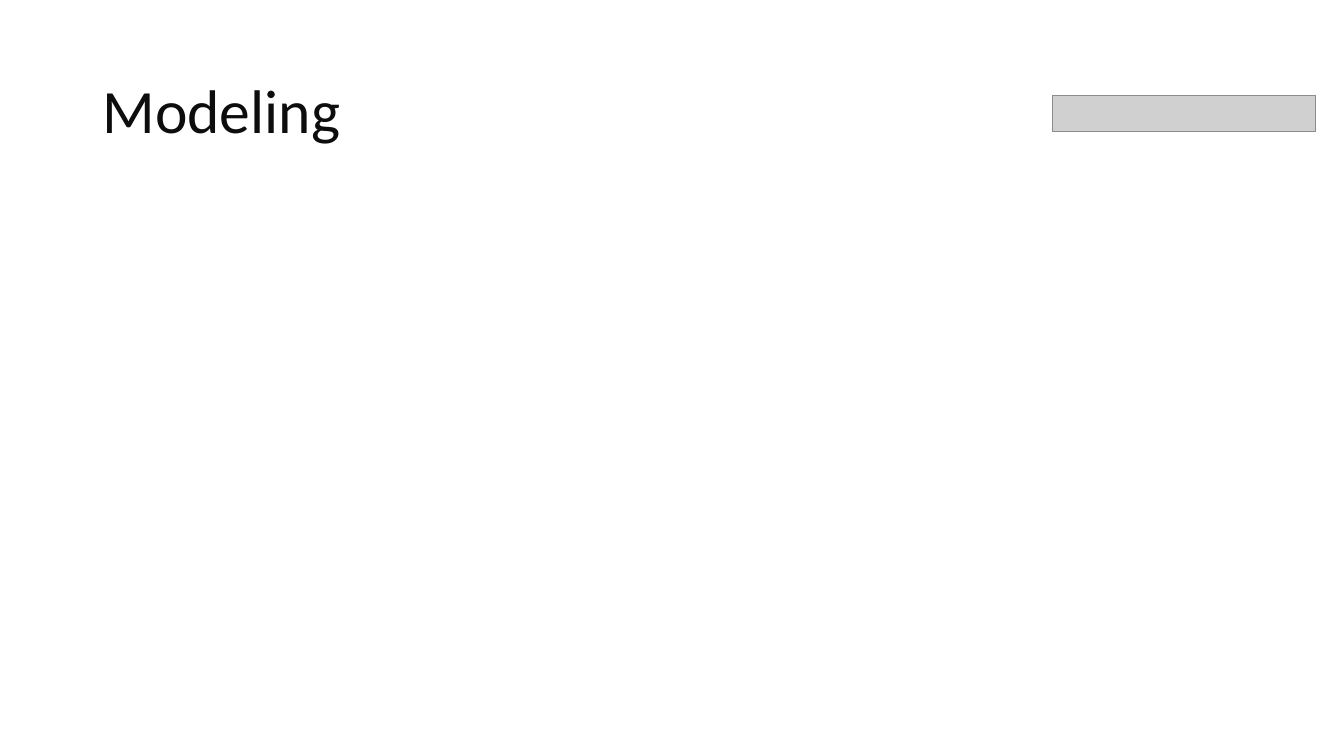
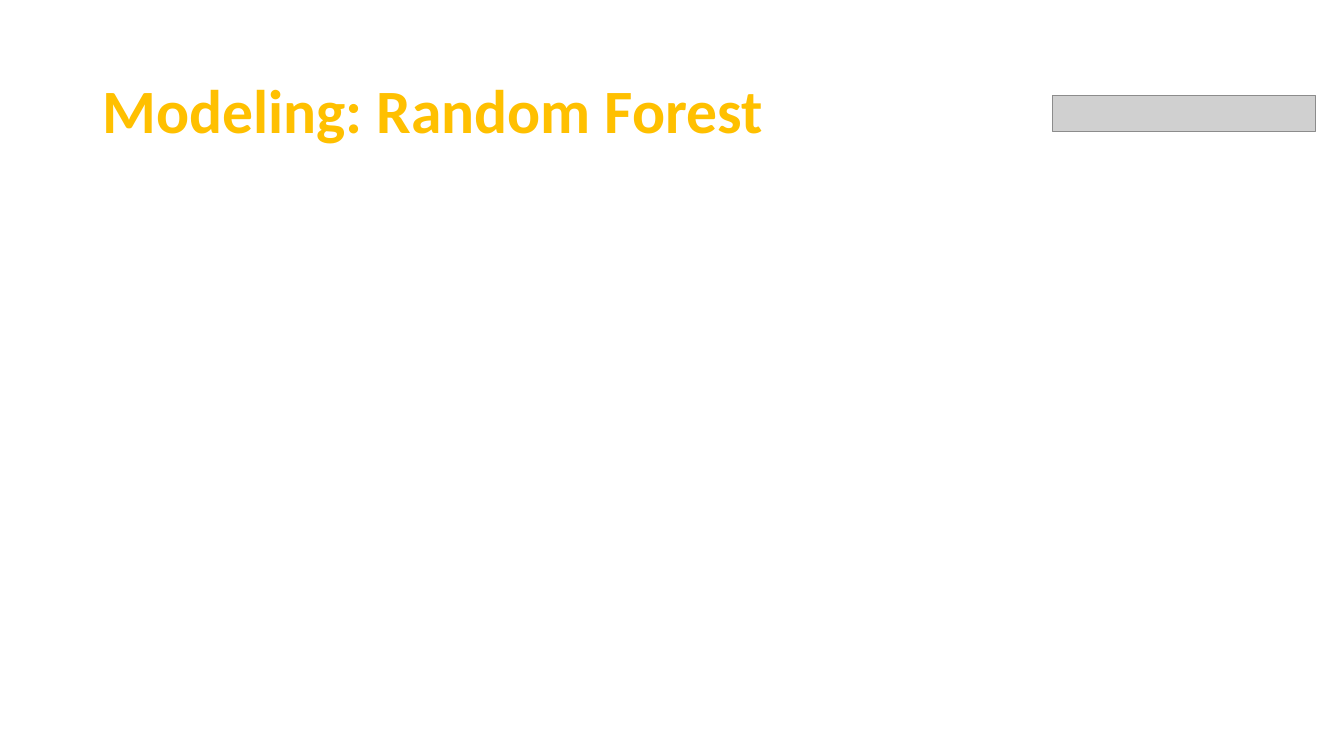
Before and after one commit to Team7-MSBA/Machine-Learning-Final-Project, a slide deck: slide 8 of FinalPresentation.pptx (slide 6 before the commit). Drawn at 1344x756 pixels with LibreOffice and Linux fonts; fonts in the diff are those of the drawing; grey boxes stand for pictures. Boxes give left, top, right and bottom in pixels: in the first picture for what was removed or moved away, otherwise in the second. Text is boxed around its words. In the diff, an @@ line names an element or a change of style, - is before the commit and + after.

```diff
--- a/FinalPresentation.pptx
+++ b/FinalPresentation.pptx
@@ title at (102,89,763,144): text changed; text colour #0D0D0D to #FFC000; bold on @@
-Modeling
+Modeling: Random Forest
```
Also in this commit, not shown: 10 other slides changed, 3 slides added, 1 slide removed.
